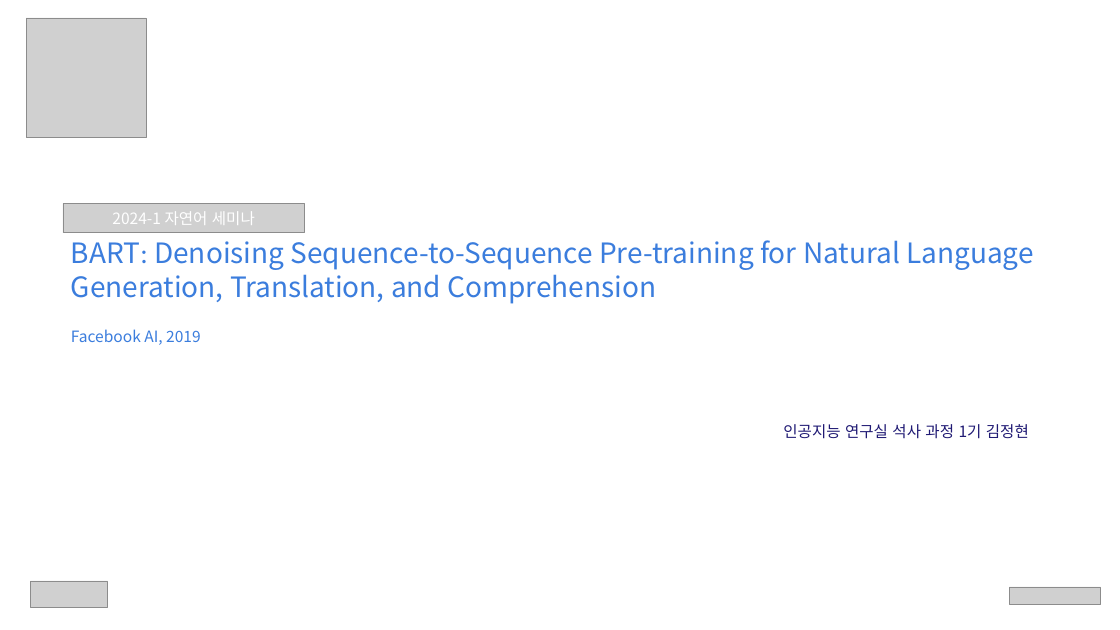
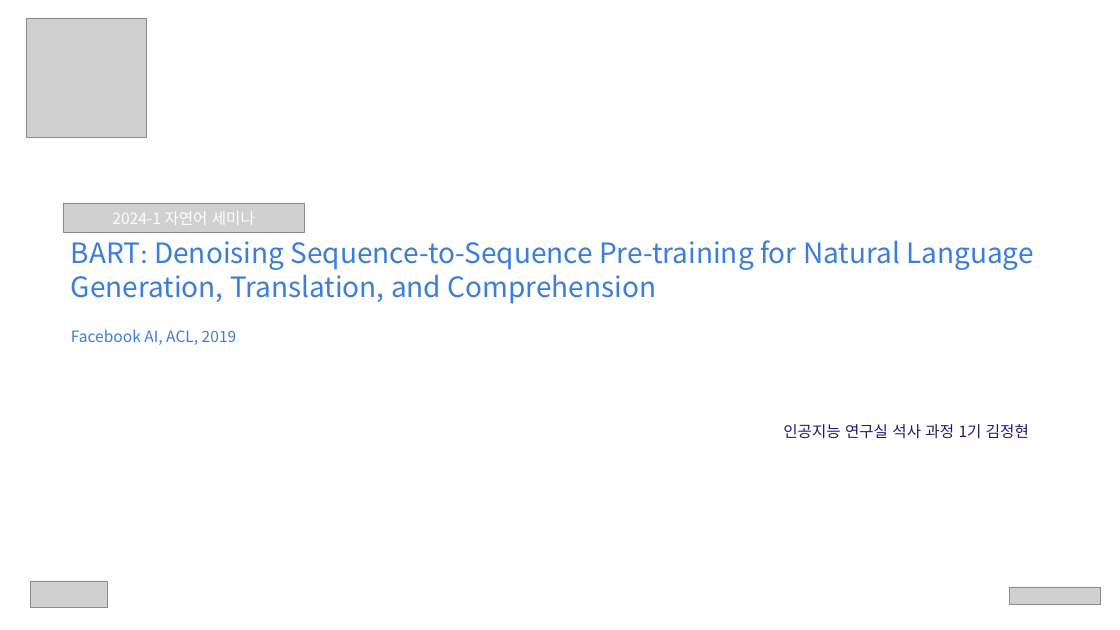
Before and after one commit to Tiabet/Paper-for-ML-DL, a slide deck: slide 1 of 세미나/BART_김정현.pptx. Drawn at 1120x630 pixels with LibreOffice and Linux fonts; fonts in the diff are those of the drawing; grey boxes stand for pictures; background and template pictures are left out. Boxes give left, top, right and bottom in pixels: in the first picture for what was removed or moved away, otherwise in the second. Text is boxed around its words. In the diff, an @@ line names an element or a change of style, - is before the commit and + after.

```diff
--- a/세미나/BART_김정현.pptx
+++ b/세미나/BART_김정현.pptx
@@ text at box(71, 329, 237, 345): text changed @@
-Facebook AI, 2019
+Facebook AI, ACL, 2019
```
Also in this commit, not shown: 4 other slides changed.
